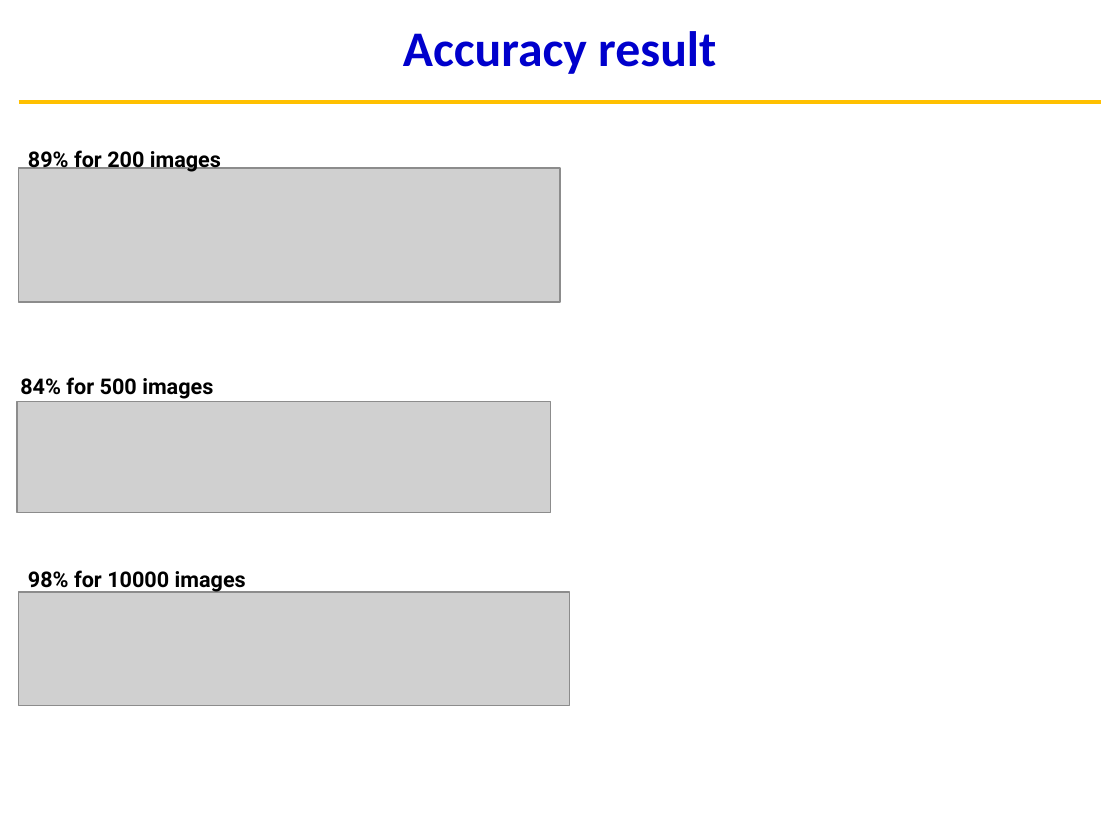
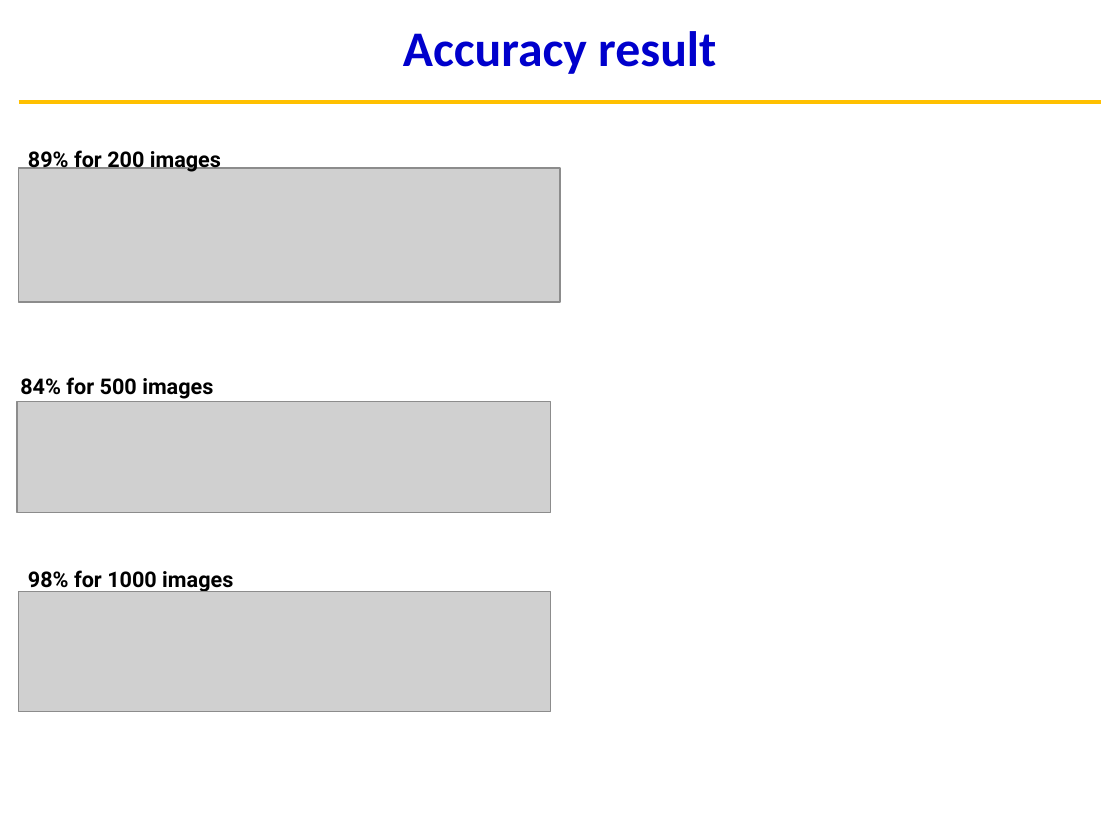
Before and after one commit to lukemyh123/Hand-Written-Number-Classification-by-Hardware-Neural-Network, a slide deck: slide 3 of Summary-SID.pptx. Drawn at 1120x840 pixels with LibreOffice and Linux fonts; fonts in the diff are those of the drawing; grey boxes stand for pictures. Boxes give left, top, right and bottom in pixels: in the first picture for what was removed or moved away, otherwise in the second. Text is boxed around its words. In the diff, an @@ line names an element or a change of style, - is before the commit and + after.

```diff
--- a/Summary-SID.pptx
+++ b/Summary-SID.pptx
@@ picture: place and size @@
-picture at <box>19,592,570,706</box>
+picture at <box>19,591,551,711</box>
@@ text at <box>28,570,233,592</box>: text changed @@
-98% for 10000 images
+98% for 1000 images
```
